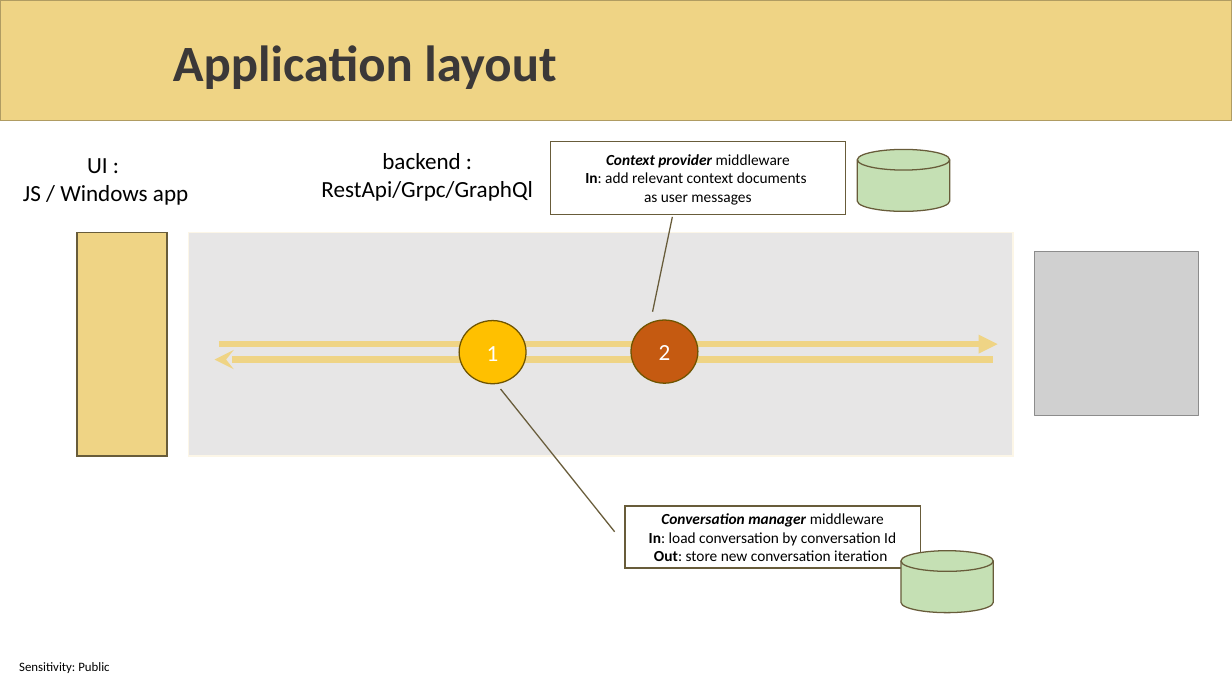
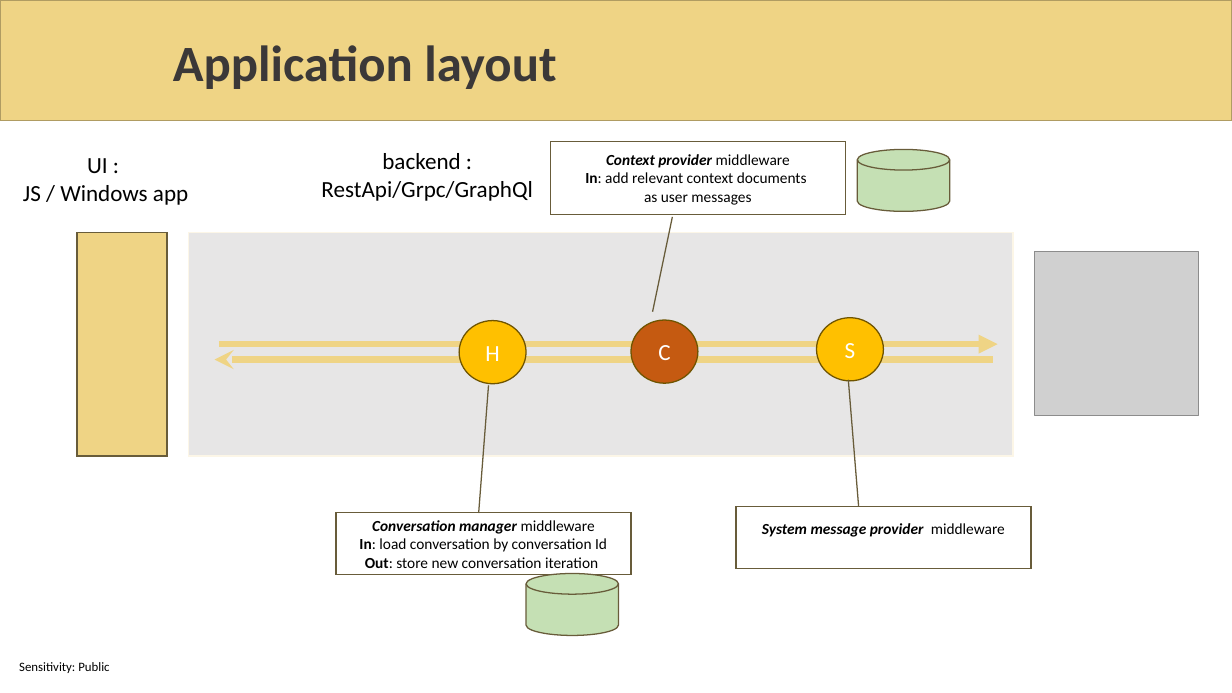
Before and after one commit to sabbadino/AzureDay2023Torino, a slide deck: slide 23 of sessions/room1_15_30/azure-day-ChatBot.pptx. Drawn at 1232x693 pixels with LibreOffice and Linux fonts; fonts in the diff are those of the drawing; grey boxes stand for pictures; background and template pictures are left out. Boxes give left, top, right and bottom in pixels: in the first picture for what was removed or moved away, otherwise in the second. Text is boxed around its words. In the diff, an @@ line names an element or a change of style, - is before the commit and + after.

```diff
--- a/sessions/room1_15_30/azure-day-ChatBot.pptx
+++ b/sessions/room1_15_30/azure-day-ChatBot.pptx
@@ ellipse added at <box>817,318,884,381</box>, fill #FFC000, outline #705400 1 pt, 18 pt, text #FFFFFF @@
+S
@@ text in ellipse at <box>485,346,499,361</box>: text changed @@
-1
+H
@@ text in ellipse at <box>658,345,670,360</box>: text changed @@
-2
+C
@@ border callout added at <box>736,506,1031,568</box>, outline #695D3A 1 pt, 12 pt, text #000000, bold, italic @@
+System message provider middleware
@@ border callout "Conversation manager middleware In: load ...": place and size @@
-border callout "Conversation manager middleware In: load ..." at <box>626,506,921,568</box>
+border callout "Conversation manager middleware In: load ..." at <box>336,513,631,575</box>
@@ border callout "Conversation manager middleware In: load ..." at <box>336,513,631,575</box>: proportions changed @@
@@ cylinder: place and size @@
-cylinder at <box>901,551,994,613</box>
+cylinder at <box>526,574,618,636</box>
```
Also in this commit, not shown: 9 other slides changed, 1 slide added, 2 slides removed, 2 other files.
